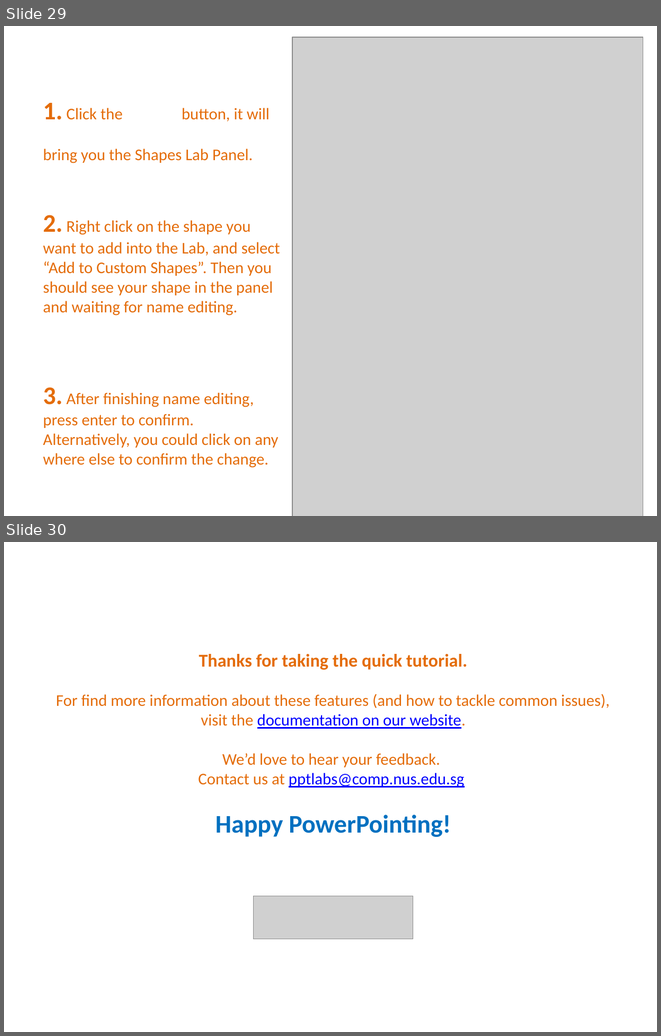
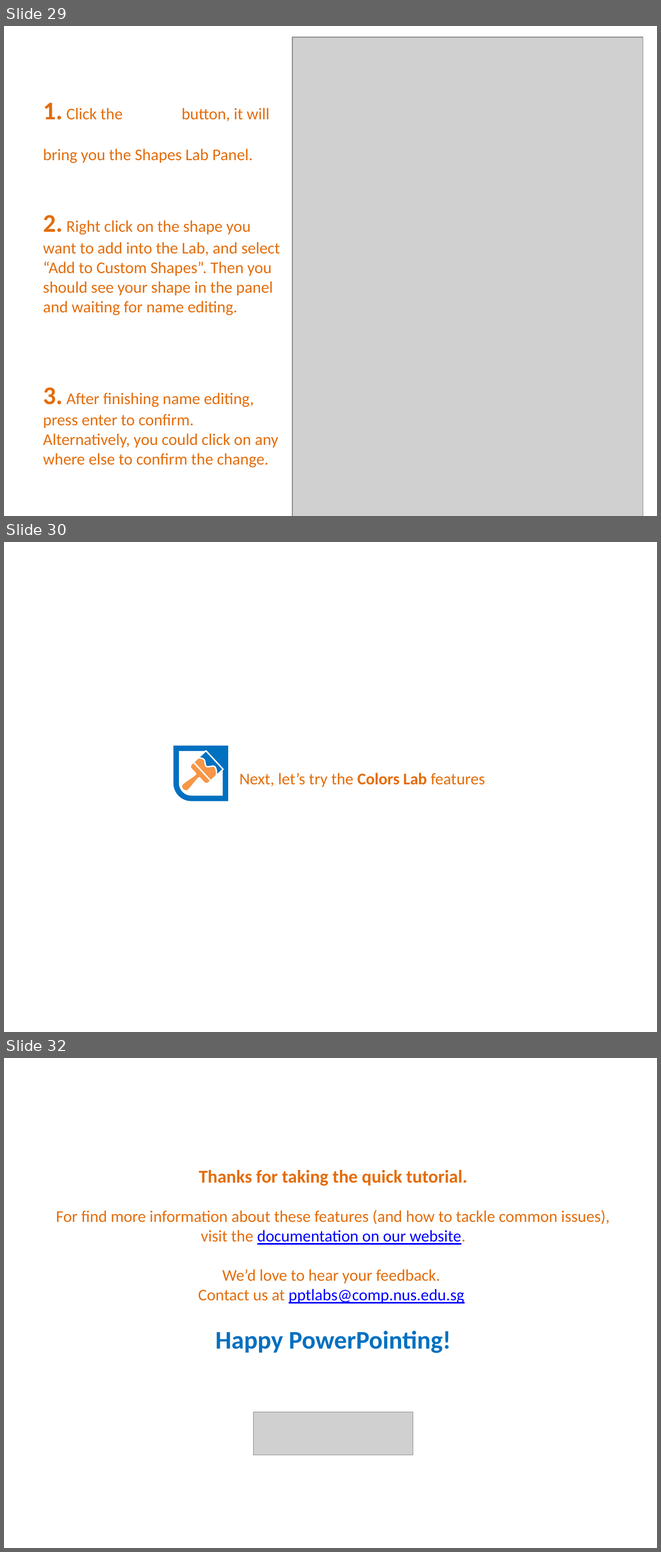
Before and after one commit to PowerPointLabs/PowerPointLabs, a slide deck: PowerPointLabs/PowerPointLabs/PowerPointLabs Quick Tutorial.pptx. Shown one above the other, each under a label of ours: slides 29 and 30 before the commit, slides 29, 30 and 32 after it; the slides between them are not shown. The pictures are 661x1036 and 661x1552 pixels, drawn with LibreOffice and Linux fonts; fonts in the diff are those of the drawing; grey boxes stand for pictures. Boxes give left, top, right and bottom in pixels: in the first picture for what was removed or moved away, otherwise in the second. Text is boxed around its words. In the diff, an @@ line names an element or a change of style, - is before the commit and + after.

Commit message:
fixed #498: Tutorial for Colors Lab

```diff
--- a/PowerPointLabs/PowerPointLabs/PowerPointLabs Quick Tutorial.pptx
+++ b/PowerPointLabs/PowerPointLabs/PowerPointLabs Quick Tutorial.pptx
@@ slide 30 added at box(4, 542, 657, 1032), background #FFFFFF @@
@@ freeform shape added at box(176, 748, 226, 799), outline #0070C0 6 pt @@
@@ freeform shape added at box(204, 748, 224, 770), fill #0070C0 @@
@@ freeform shape added at box(176, 762, 211, 797), fill #F79646, outline #FFFFFF 1.5 pt @@
@@ freeform shape added at box(194, 753, 220, 780), fill #F79646, outline #FFFFFF 1.5 pt @@
@@ rectangle added at box(194, 751, 223, 780), fill #0070C0, outline #FFFFFF 1.5 pt @@
@@ text added at box(239, 773, 485, 787), 18 pt, text #E46C0A @@
+Next, let’s try the Colors Lab features
@@ what was slide 30 is now slide 32 @@
```
Also in this commit, not shown: 1 other slide added.
